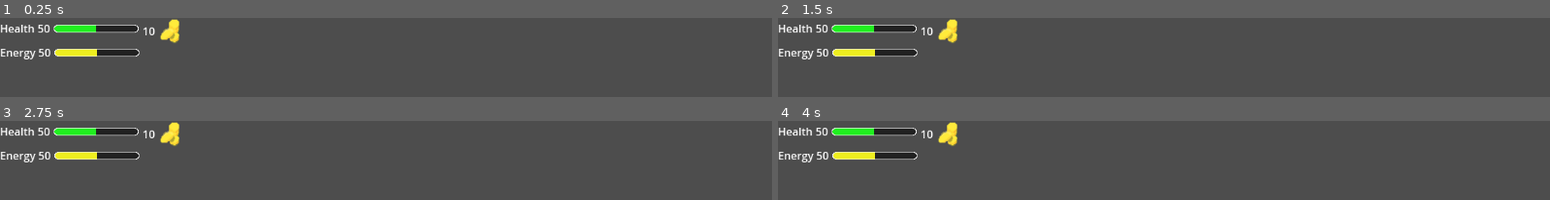
Above: before the commit, frames 1-4 (two rows, left to right).
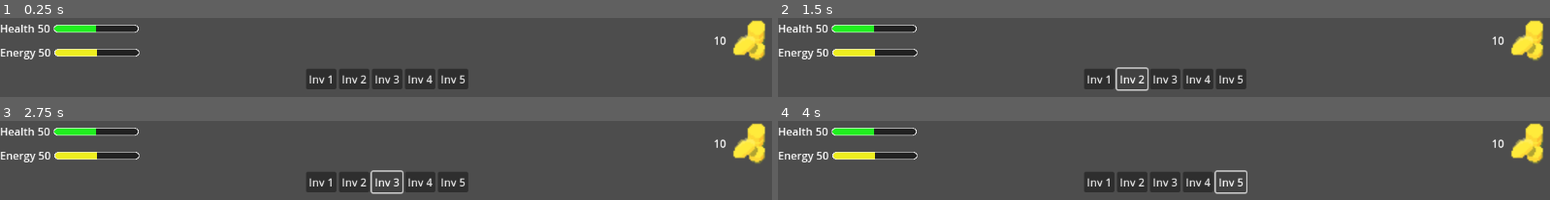
Above: after the commit, the same moments.

Repository: Cole-Miller-IT/JanGameJam2025
Game: Godot game, scene res://Scenes/UI/HUD/hud.tscn
The game is run twice, just before and just after one commit, with the same random seed, the same clock (stepped at 60 frames per second) and the same inputs. This scene is started directly instead of the project's main scene.
Inputs (mouse positions are in pixels of both pictures, inside the frame that each line leads up to):
- Up to frame 1 (0.25 s): no input
- Up to frame 2 (1.5 s): click (1102, 78) at 0.5 s, where only the run after the commit has a clickable "Inv 1"; click (1133, 78) at 1.25 s, where only the run after the commit has a clickable "Inv 2"
- Up to frame 3 (2.75 s): click (386, 181) at 2 s, where only the run after the commit has a clickable "Inv 3"
- Up to frame 4 (4 s): click (1194, 181) at 2.75 s, where only the run after the commit has a clickable "Inv 4"; click (1233, 181) at 3.5 s, where only the run after the commit has a clickable "Inv 5"

The runs differ from the first frame. In frame 1, 6.8% of the frame differs, in the area x 18-100%, y 1-91%; in frame 2, 6.3%; in frame 3, 6.3%; in frame 4, 6.3%.

Commit message:
Working on hotbar ui

Diff:
--- a/Scenes/UI/HUD/hud.tscn
+++ b/Scenes/UI/HUD/hud.tscn
@@ -5,29 +5,33 @@
 [ext_resource type="Texture2D" uid="uid://c3ekcyqcqnlkt" path="res://Assets/Images/HealthBar/Progress.png" id="3_owcrr"]
 [ext_resource type="Texture2D" uid="uid://daoehsxvg7jti" path="res://Assets/Images/GoldCoins.png" id="4_bowi0"]
 
-[node name="HUD" type="MarginContainer"]
+[node name="VBoxContainer" type="VBoxContainer"]
 offset_right = 1152.0
-offset_bottom = 40.0
+offset_bottom = 68.0
 
-[node name="HBoxContainer" type="HBoxContainer" parent="."]
+[node name="HUD" type="MarginContainer" parent="."]
 layout_mode = 2
 
-[node name="Bars" type="VBoxContainer" parent="HBoxContainer"]
+[node name="HBoxContainer" type="HBoxContainer" parent="HUD"]
 layout_mode = 2
 
-[node name="HP" type="HBoxContainer" parent="HBoxContainer/Bars"]
+[node name="Bars" type="VBoxContainer" parent="HUD/HBoxContainer"]
+layout_mode = 2
+size_flags_horizontal = 3
+
+[node name="HP" type="HBoxContainer" parent="HUD/HBoxContainer/Bars"]
 layout_mode = 2
 
-[node name="Stat" type="Label" parent="HBoxContainer/Bars/HP"]
+[node name="Stat" type="Label" parent="HUD/HBoxContainer/Bars/HP"]
 layout_mode = 2
 text = "Health"
 
-[node name="Value" type="Label" parent="HBoxContainer/Bars/HP"]
+[node name="Value" type="Label" parent="HUD/HBoxContainer/Bars/HP"]
 layout_mode = 2
 text = "50
 "
 
-[node name="TextureProgressBar" type="TextureProgressBar" parent="HBoxContainer/Bars/HP"]
+[node name="TextureProgressBar" type="TextureProgressBar" parent="HUD/HBoxContainer/Bars/HP"]
 layout_mode = 2
 value = 50.0
 texture_under = ExtResource("1_kr0iv")
@@ -35,19 +39,19 @@
 texture_progress = ExtResource("3_owcrr")
 tint_progress = Color(0.133333, 1, 0.129412, 1)
 
-[node name="Energy" type="HBoxContainer" parent="HBoxContainer/Bars"]
+[node name="Energy" type="HBoxContainer" parent="HUD/HBoxContainer/Bars"]
 layout_mode = 2
 
-[node name="Stat" type="Label" parent="HBoxContainer/Bars/Energy"]
+[node name="Stat" type="Label" parent="HUD/HBoxContainer/Bars/Energy"]
 layout_mode = 2
 text = "Energy"
 
-[node name="Value" type="Label" parent="HBoxContainer/Bars/Energy"]
+[node name="Value" type="Label" parent="HUD/HBoxContainer/Bars/Energy"]
 layout_mode = 2
 text = "50
 "
 
-[node name="TextureProgressBar" type="TextureProgressBar" parent="HBoxContainer/Bars/Energy"]
+[node name="TextureProgressBar" type="TextureProgressBar" parent="HUD/HBoxContainer/Bars/Energy"]
 layout_mode = 2
 value = 50.0
 texture_under = ExtResource("1_kr0iv")
@@ -55,24 +59,48 @@
 texture_progress = ExtResource("3_owcrr")
 tint_progress = Color(1, 1, 0.129412, 1)
 
-[node name="Counters" type="HBoxContainer" parent="HBoxContainer"]
+[node name="Counters" type="HBoxContainer" parent="HUD/HBoxContainer"]
 layout_mode = 2
 size_flags_horizontal = 8
 
-[node name="Background" type="NinePatchRect" parent="HBoxContainer/Counters"]
+[node name="HBoxContainer" type="HBoxContainer" parent="HUD/HBoxContainer/Counters"]
 layout_mode = 2
-texture = ExtResource("1_kr0iv")
 
-[node name="HBoxContainer" type="HBoxContainer" parent="HBoxContainer/Counters/Background"]
-layout_mode = 0
-offset_right = 63.0
-offset_bottom = 40.0
-
-[node name="Value" type="Label" parent="HBoxContainer/Counters/Background/HBoxContainer"]
+[node name="Value" type="Label" parent="HUD/HBoxContainer/Counters/HBoxContainer"]
 layout_mode = 2
 text = "10"
 
-[node name="TextureRect" type="TextureRect" parent="HBoxContainer/Counters/Background/HBoxContainer"]
+[node name="TextureRect" type="TextureRect" parent="HUD/HBoxContainer/Counters/HBoxContainer"]
 layout_mode = 2
 texture = ExtResource("4_bowi0")
 expand_mode = 2
+
+[node name="Empty" type="Panel" parent="."]
+layout_mode = 2
+
+[node name="HotBar" type="MarginContainer" parent="."]
+layout_mode = 2
+
+[node name="HBoxContainer" type="HBoxContainer" parent="HotBar"]
+layout_mode = 2
+size_flags_horizontal = 4
+
+[node name="Slot1" type="Button" parent="HotBar/HBoxContainer"]
+layout_mode = 2
+text = "Inv 1"
+
+[node name="Slot2" type="Button" parent="HotBar/HBoxContainer"]
+layout_mode = 2
+text = "Inv 2"
+
+[node name="Slot3" type="Button" parent="HotBar/HBoxContainer"]
+layout_mode = 2
+text = "Inv 3"
+
+[node name="Slot4" type="Button" parent="HotBar/HBoxContainer"]
+layout_mode = 2
+text = "Inv 4"
+
+[node name="Slot5" type="Button" parent="HotBar/HBoxContainer"]
+layout_mode = 2
+text = "Inv 5"
